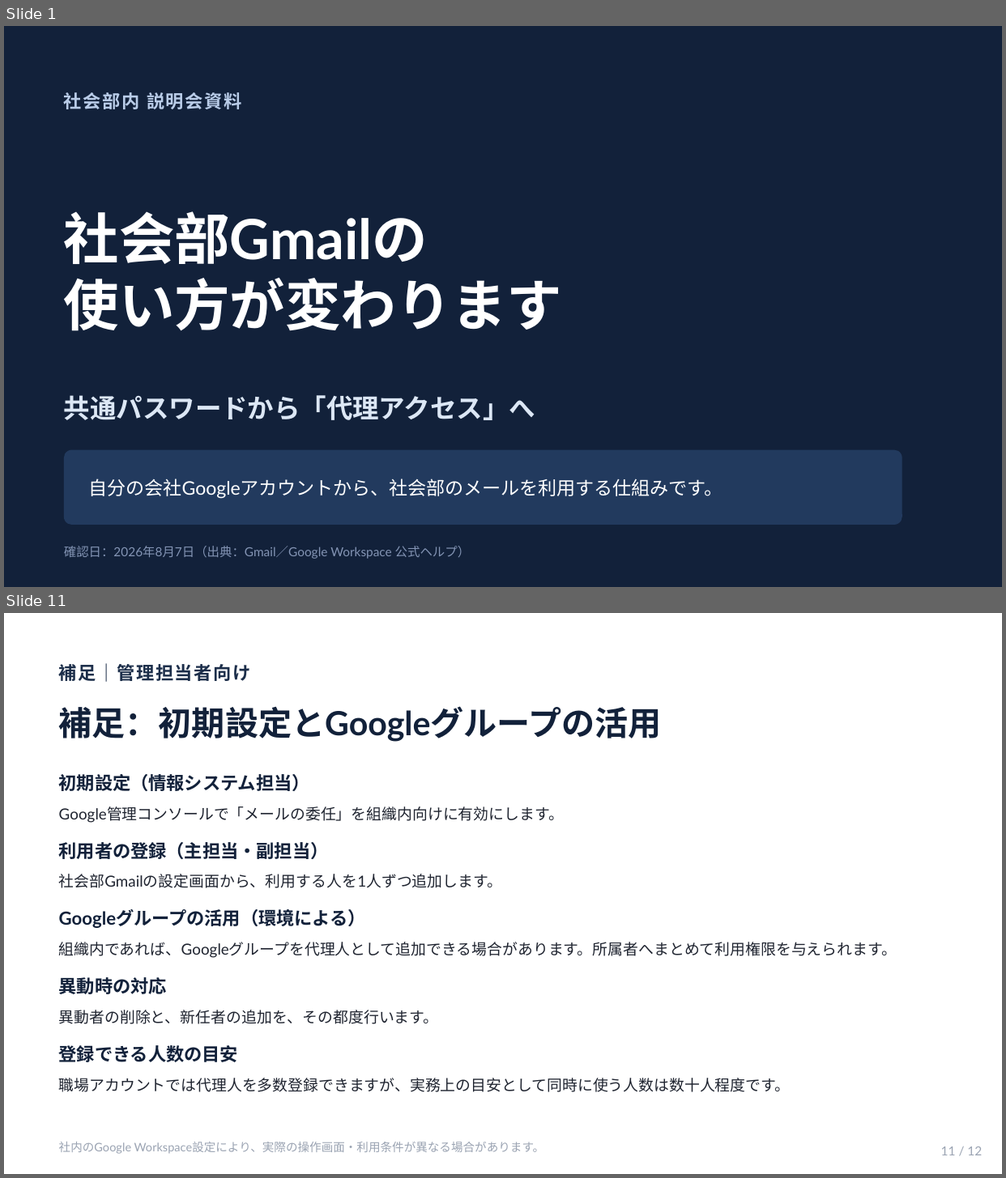
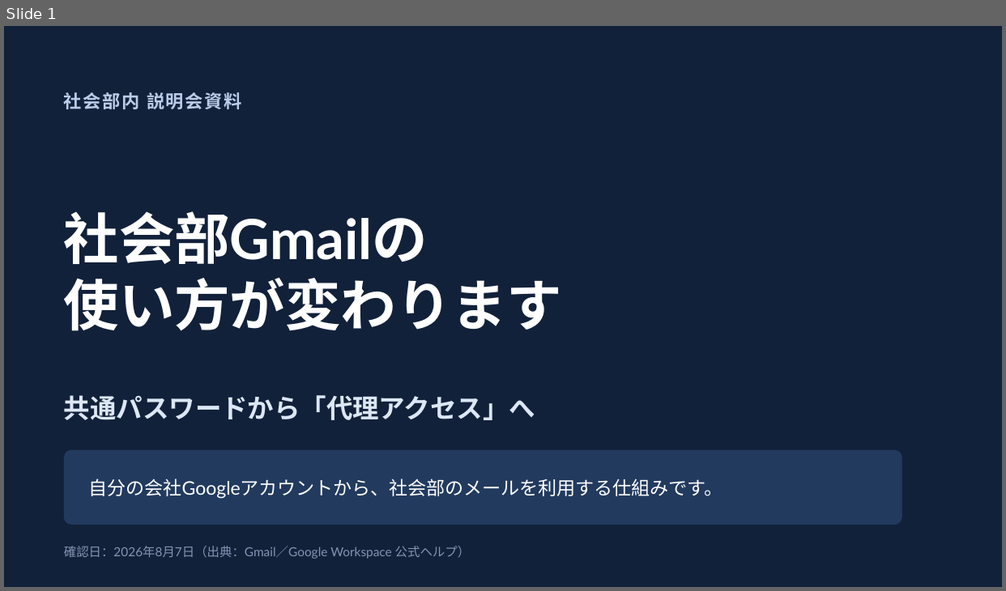
Before and after one commit to hiro-gif0/takubo, a slide deck: gmail-delegation-slides/gmail-delegation-explainer.pptx. Shown one above the other, each under a label of ours: slides 1 and 11 before the commit, slide 1 after it; the slides between them are not shown. The pictures are 1006x1178 and 1006x591 pixels, drawn with LibreOffice and Linux fonts; fonts in the diff are those of the drawing. Boxes give left, top, right and bottom in pixels: in the first picture for what was removed or moved away, otherwise in the second. Text is boxed around its words. In the diff, an @@ line names an element or a change of style, - is before the commit and + after.

```diff
--- a/gmail-delegation-slides/gmail-delegation-explainer.pptx
+++ b/gmail-delegation-slides/gmail-delegation-explainer.pptx
@@ slide 11 removed at (4, 613, 1002, 1174), background #FFFFFF @@
@@ text removed at (59, 663, 251, 682) @@
-補足｜管理担当者向け
@@ text removed at (59, 706, 662, 742) @@
-補足：初期設定とGoogleグループの活用
@@ text removed at (59, 774, 310, 791) @@
-初期設定（情報システム担当）
@@ text removed at (59, 807, 564, 823) @@
-Google管理コンソールで「メールの委任」を組織内向けに有効にします。
@@ text removed at (59, 842, 329, 859) @@
-利用者の登録（主担当・副担当）
@@ text removed at (59, 874, 503, 888) @@
-社会部Gmailの設定画面から、利用する人を1人ずつ追加します。
@@ text removed at (59, 909, 366, 928) @@
-Googleグループの活用（環境による）
@@ text removed at (59, 942, 897, 958) @@
-組織内であれば、Googleグループを代理人として追加できる場合があります。所属者へまとめて利用権限を与えられます。
@@ text removed at (59, 977, 167, 995) @@
-異動時の対応
@@ text removed at (59, 1010, 439, 1024) @@
-異動者の削除と、新任者の追加を、その都度行います。
@@ text removed at (59, 1046, 238, 1063) @@
-登録できる人数の目安
@@ text removed at (59, 1078, 791, 1093) @@
-職場アカウントでは代理人を多数登録できますが、実務上の目安として同時に使う人数は数十人程度です。
@@ text removed at (59, 1142, 544, 1154) @@
-社内のGoogle Workspace設定により、実際の操作画面・利用条件が異なる場合があります。
@@ text removed at (941, 1147, 982, 1156) @@
-11 / 12
```
Also in this commit, not shown: 8 slides changed, 12 slides added, 2 other slides removed, 27 other files.
